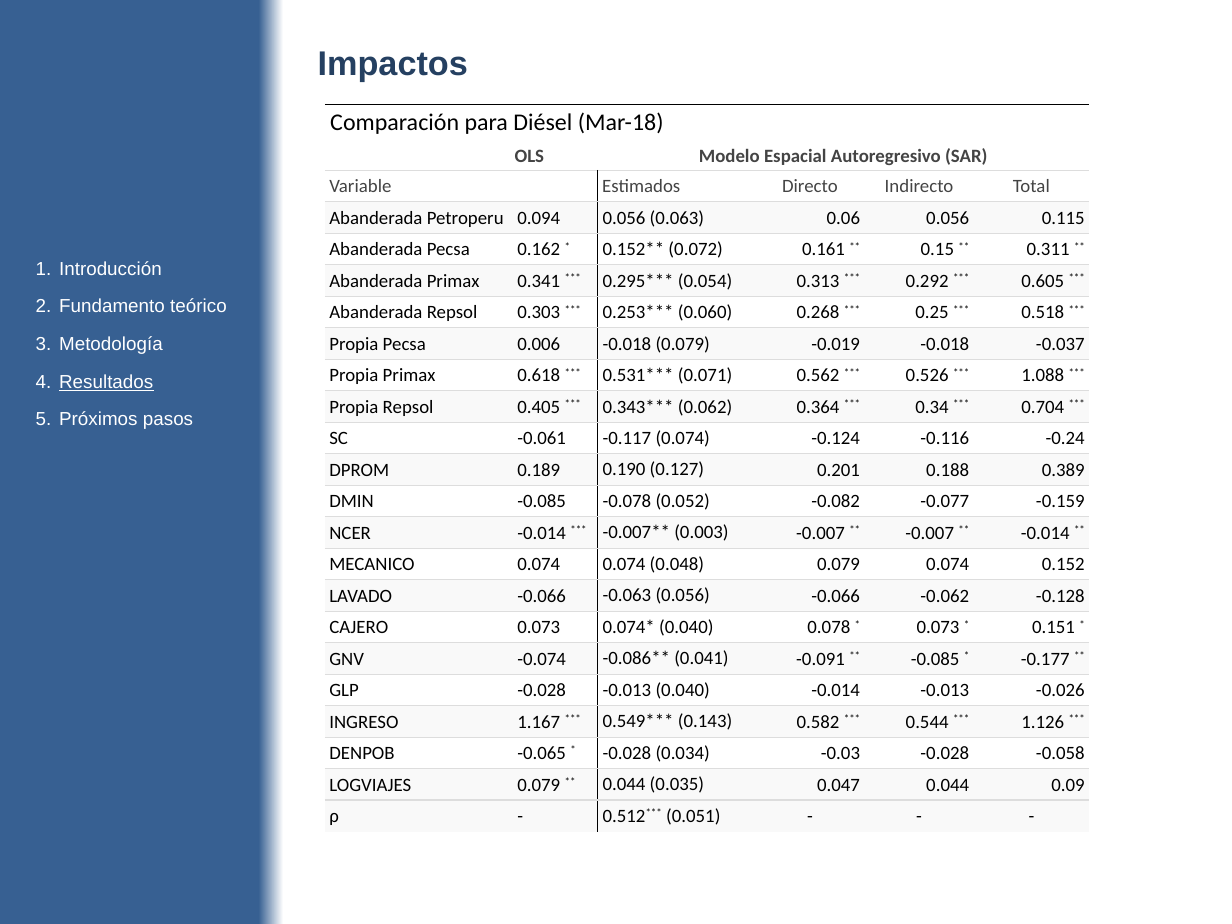
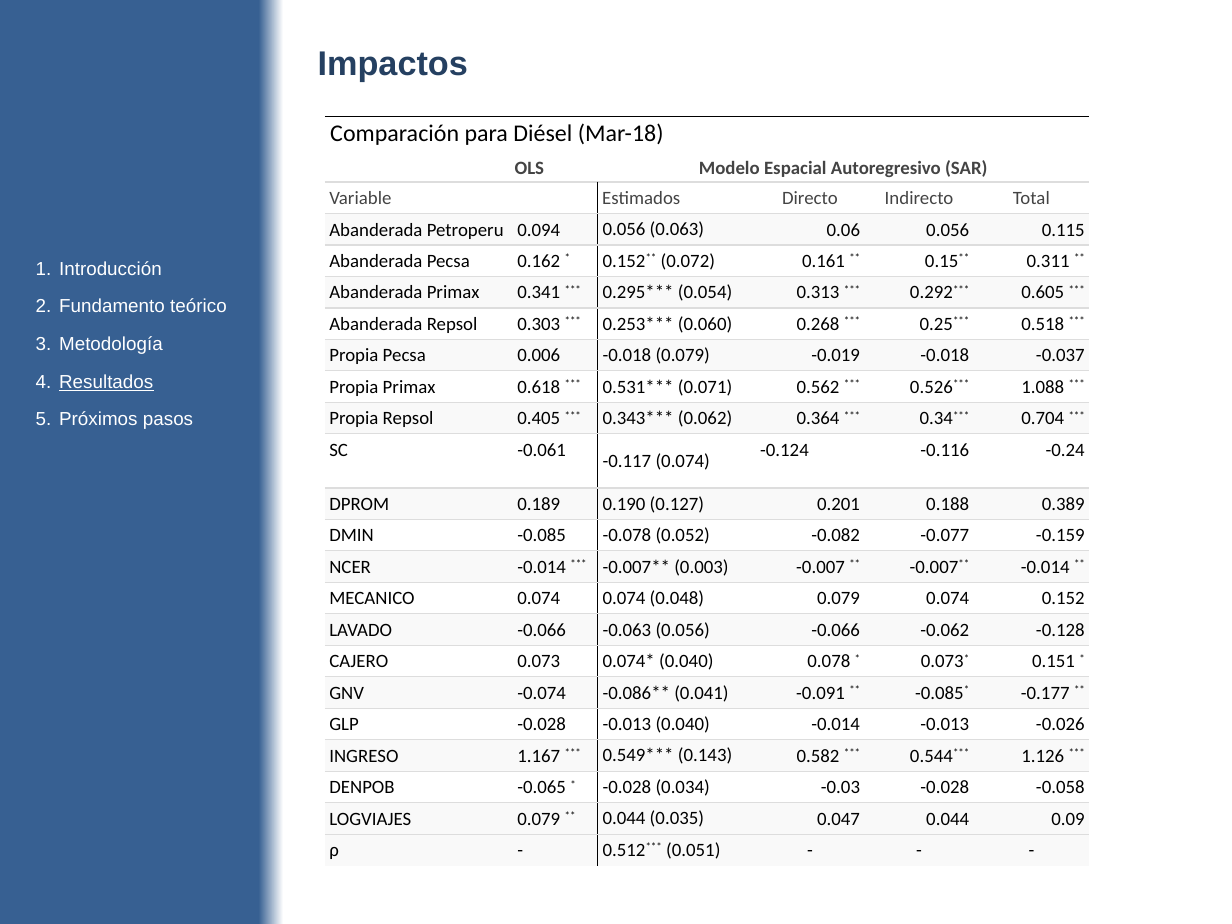
Before and after one commit to diegouriarte/masther-thesis, a slide deck: slide 29 of doc/avance-parcial.pptx. Drawn at 1232x924 pixels with LibreOffice and Linux fonts; fonts in the diff are those of the drawing. Boxes give left, top, right and bottom in pixels: in the first picture for what was removed or moved away, otherwise in the second. Text is boxed around its words. In the diff, an @@ line names an element or a change of style, - is before the commit and + after.

```diff
--- a/doc/avance-parcial.pptx
+++ b/doc/avance-parcial.pptx
@@ table at box(325, 116, 1092, 863) @@
-row 5, column 5: 0.15 **
+row 5, column 5: 0.15**
-row 6, column 5: 0.292 ***
+row 6, column 5: 0.292***
-row 7, column 5: 0.25 ***
+row 7, column 5: 0.25***
-row 9, column 5: 0.526 ***
+row 9, column 5: 0.526***
-row 10, column 5: 0.34 ***
+row 10, column 5: 0.34***
-row 14, column 5: -0.007 **
+row 14, column 5: -0.007**
-row 17, column 5: 0.073 *
+row 17, column 5: 0.073*
-row 18, column 5: -0.085 *
+row 18, column 5: -0.085*
-row 20, column 5: 0.544 ***
+row 20, column 5: 0.544***
@@ now superscript in "0.152**" @@
@@ table: place and size @@
-table at box(325, 105, 1092, 832)
+table at box(325, 116, 1092, 863)
```
Also in this commit, not shown: 9 other slides changed, 2 other files.
